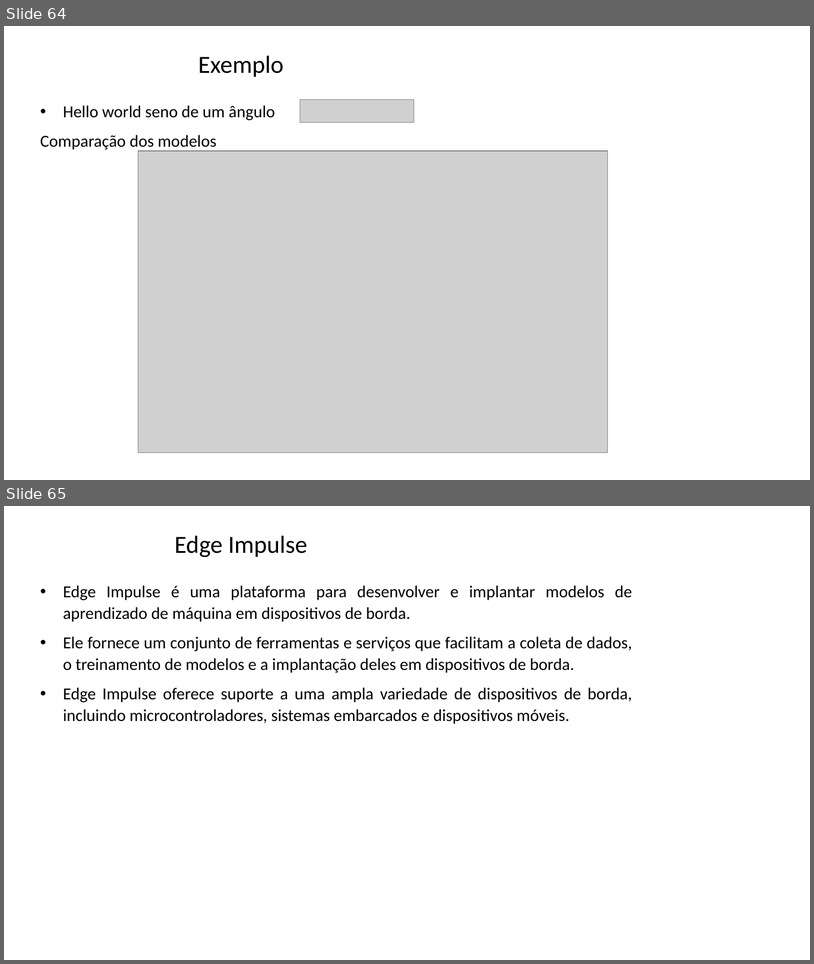
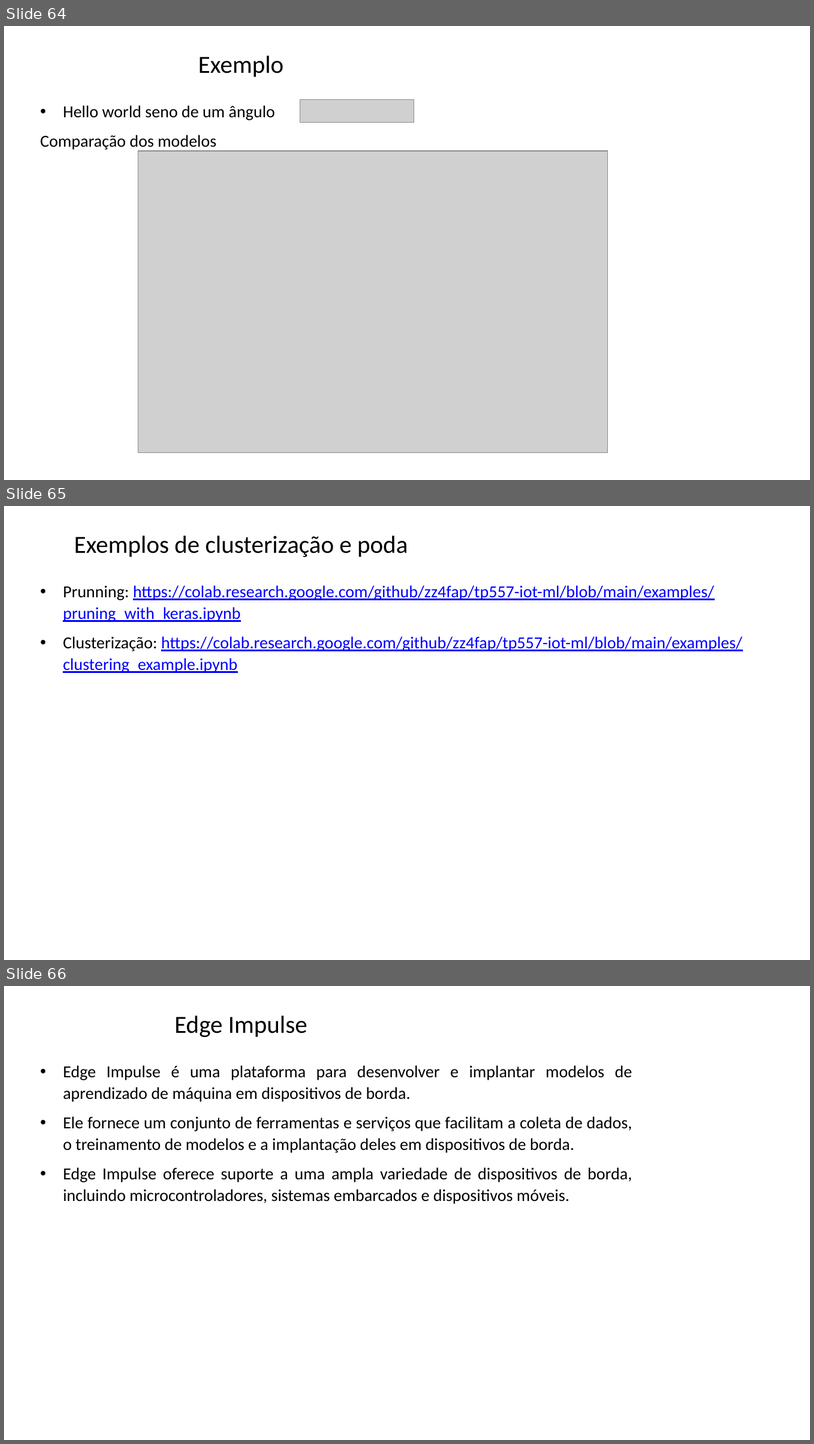
Before and after one commit to zz4fap/tp557-iot-ml, a slide deck: slides/TP557_14_introducao_tensorflowlite.pptx. Shown one above the other, each under a label of ours: slides 64 and 65 before the commit, slides 64, 65 and 66 after it. The pictures are 814x964 and 814x1444 pixels, drawn with LibreOffice and Linux fonts; fonts in the diff are those of the drawing; grey boxes stand for pictures; background and template pictures are left out. Boxes give left, top, right and bottom in pixels: in the first picture for what was removed or moved away, otherwise in the second. Text is boxed around its words. In the diff, an @@ line names an element or a change of style, - is before the commit and + after.

Commit message:
new scripts

```diff
--- a/slides/TP557_14_introducao_tensorflowlite.pptx
+++ b/slides/TP557_14_introducao_tensorflowlite.pptx
@@ slide 65 added at [4,506,810,960], background #FFFFFF @@
@@ title added at [74,535,408,557], 29.3 pt, text #000000 @@
+Exemplos de clusterização e poda
@@ text added at [63,585,743,673], 20 pt, text #0000FF, underline @@
+• Prunning: https://colab.research.google.com/github/zz4fap/tp557-iot-ml/blob/main/examples/pruning_with_keras.ipynb
+• Clusterização: https://colab.research.google.com/github/zz4fap/tp557-iot-ml/blob/main/examples/clustering_example.ipynb
@@ what was slide 65 is now slide 66 @@
```
